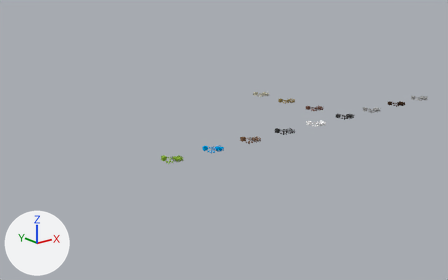
Before and after pictures for a commit that changed the Blender file materials/materials_general.blend.
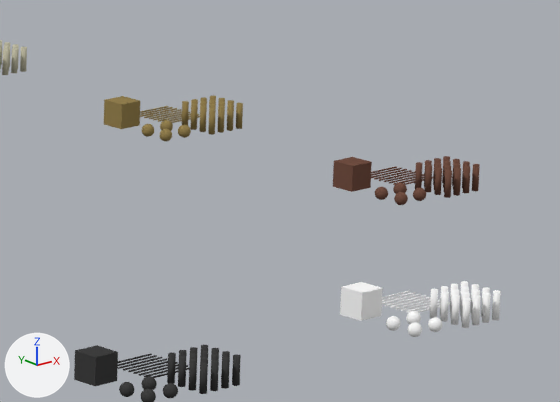
The first picture shows the older version from a 50 mm camera at (-71.4, -47.3, 19.7) aimed at (-27.0, 8.1, -2.4). The close-ups show both versions on the part from 59% to 74% of the width and 31% to 48% of the height of that picture; other places that the commit changed are outside them. Every picture has the same lights, and +X, +Y and +Z are marked at lower left.
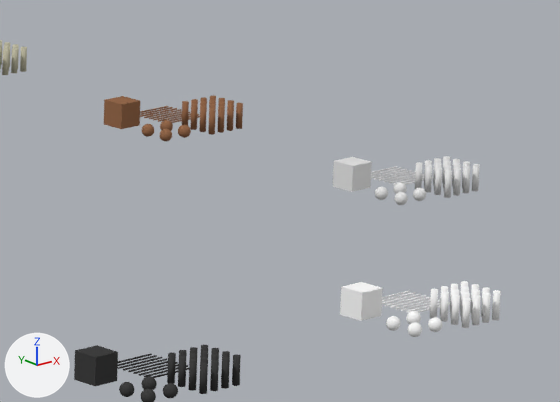
Changed parts and their boxes [x1, y1, x2, y2] in the close-ups (560 x 402 px):
'Plane.006', recoloured (brown to white): [333, 156, 480, 205] in both

Patch to the scene script:
```diff
--- a/materials/materials_general.blend.py
+++ b/materials/materials_general.blend.py
@@ me_plane_007 @@
 me_plane_007.from_pydata(...)  # 1752 vertices, 1884 faces; spans x -0.8..0.9, y -0.85..0.91, z 0.0..0.4
-me_plane_007.materials.append(mat_brick_red1)  # brown #725043
```
